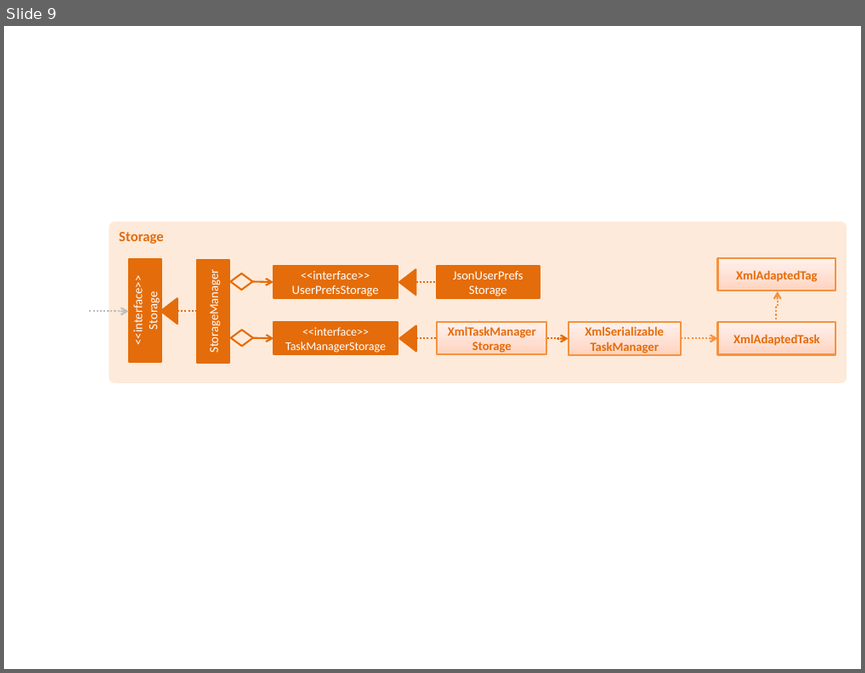
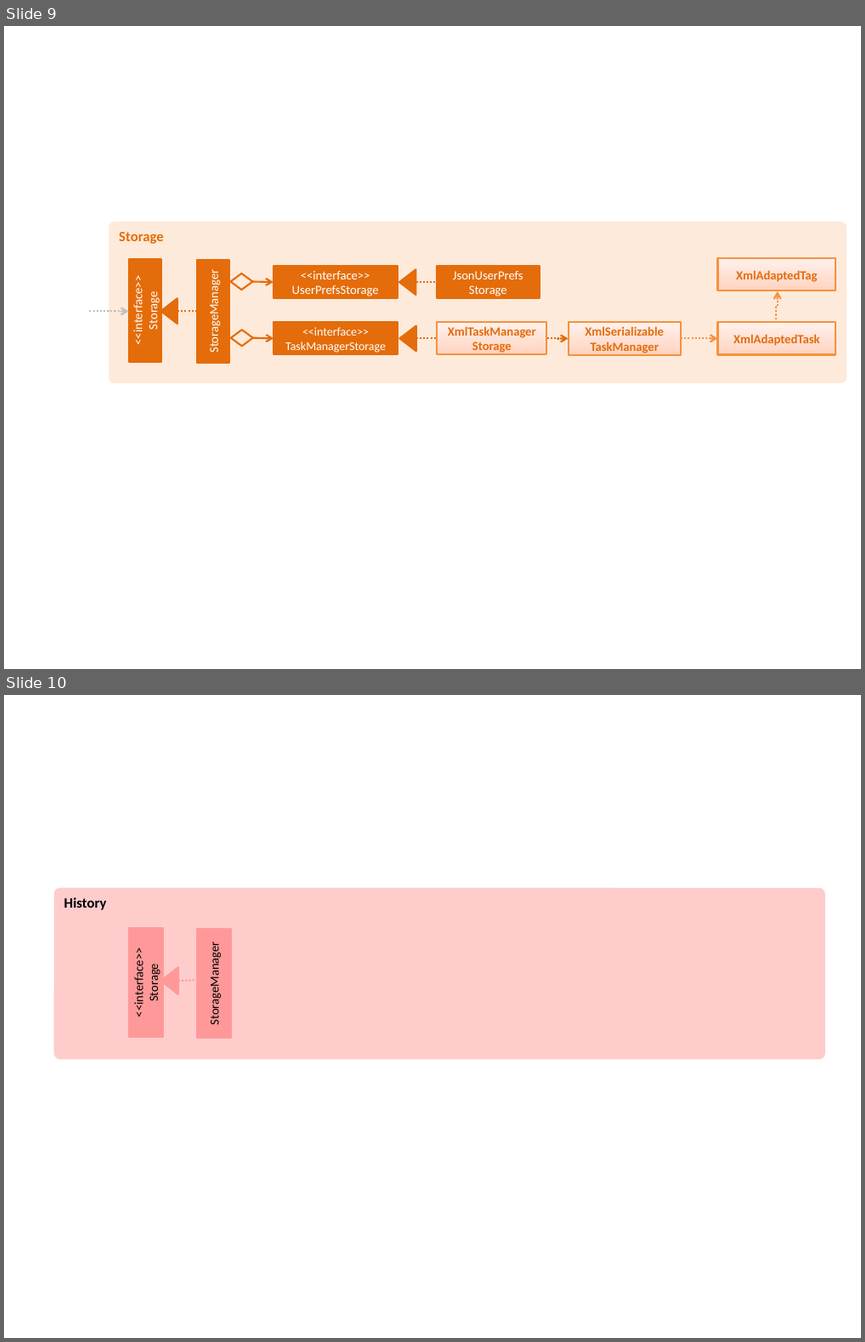
Before and after one commit to turtle96/taskell, a slide deck: docs/diagrams/Diagrams.pptx. Shown one above the other, each under a label of ours: slide 9 before the commit, slides 9 and 10 after it. The pictures are 865x673 and 865x1342 pixels, drawn with LibreOffice and Linux fonts; fonts in the diff are those of the drawing. Boxes give left, top, right and bottom in pixels: in the first picture for what was removed or moved away, otherwise in the second. Text is boxed around its words. In the diff, an @@ line names an element or a change of style, - is before the commit and + after.

Commit message:
update diagram with History

```diff
--- a/docs/diagrams/Diagrams.pptx
+++ b/docs/diagrams/Diagrams.pptx
@@ slide 10 added at [4,695,861,1338], background #FFFFFF @@
@@ rounded rectangle added at [53,888,825,1059], fill #FFCCCC, 12 pt, text #000000, bold @@
+History
@@ rectangle added at [129,929,163,1038], fill #FF9999, outline #FF9999 1.5 pt, 10.5 pt, text #000000 @@
+<<interface>>
+Storage
@@ rectangle added at [196,930,231,1038], fill #FF9999, outline #FF9999 1.5 pt, 10.5 pt, text #000000 @@
+StorageManager
@@ triangle added at [160,967,177,993], fill #FF9999, outline #FF9999 1.5 pt @@
@@ line added from (178, 981) to (198, 980), #FF9999 1.5 pt dashed @@
```
Also in this commit, not shown: 3 slides changed, 1 slide removed.
